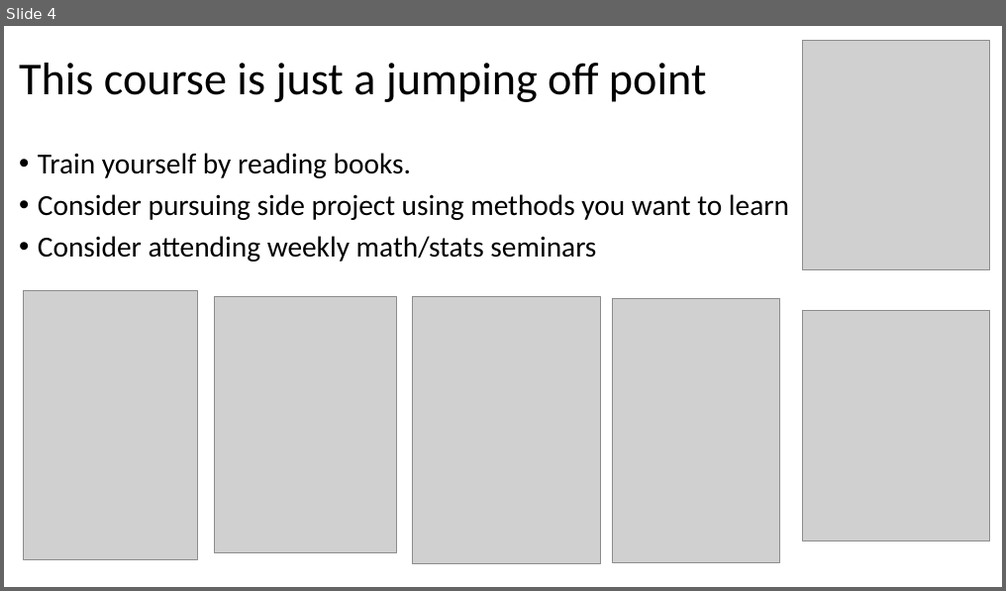
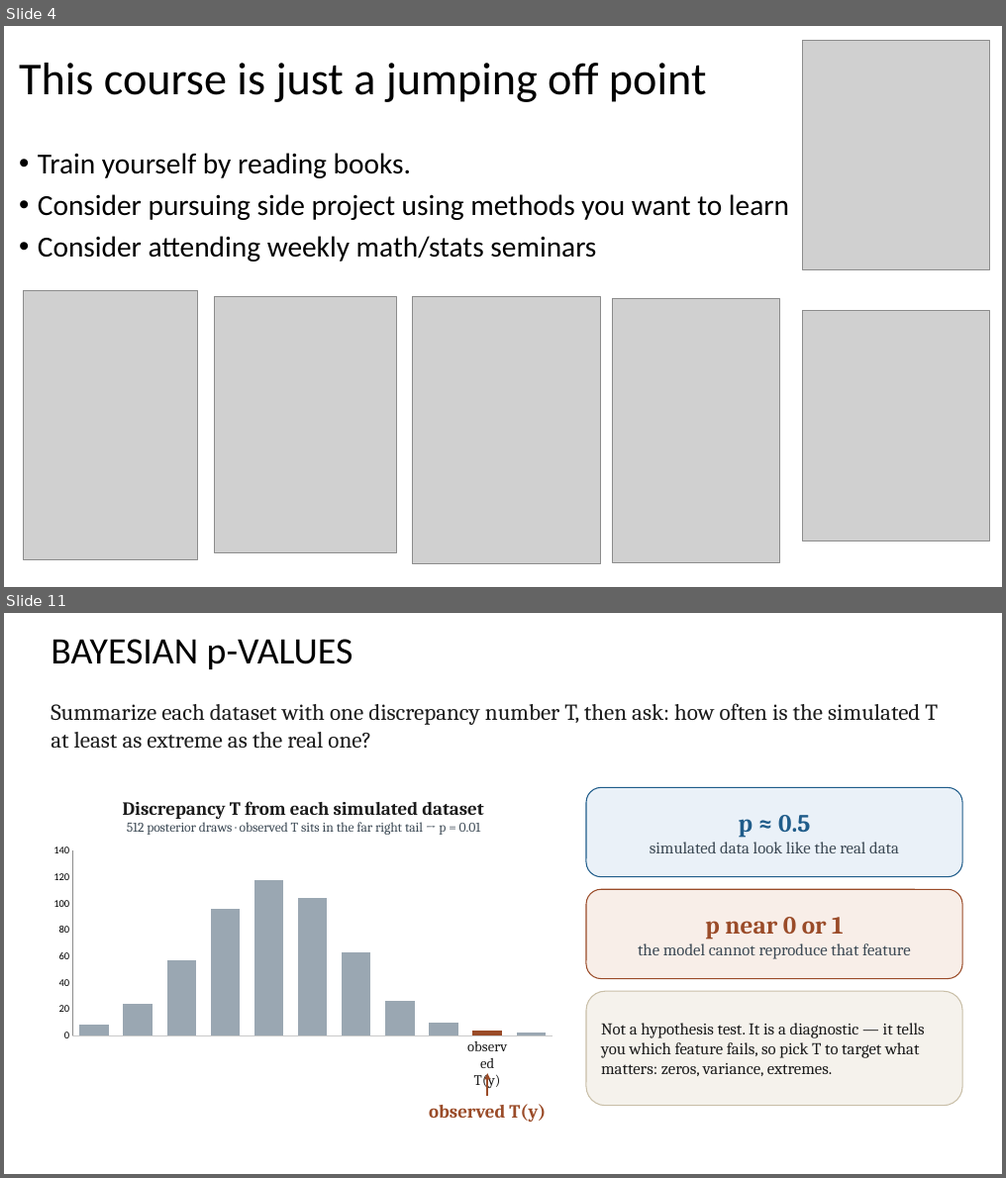
Before and after one commit to taaltree/FW536, a slide deck: Day5_BayesII/FW536_Day5_BayesII.pptx. Shown one above the other, each under a label of ours: slide 4 before the commit, slides 4 and 11 after it; the slides between them are not shown. The pictures are 1006x591 and 1006x1178 pixels, drawn with LibreOffice and Linux fonts; fonts in the diff are those of the drawing; grey boxes stand for pictures. Boxes give left, top, right and bottom in pixels: in the first picture for what was removed or moved away, otherwise in the second. Text is boxed around its words. In the diff, an @@ line names an element or a change of style, - is before the commit and + after.

```diff
--- a/Day5_BayesII/FW536_Day5_BayesII.pptx
+++ b/Day5_BayesII/FW536_Day5_BayesII.pptx
@@ slide 11 added at (x1=4, y1=613, x2=1002, y2=1174), background #FFFFFF @@
@@ text added at (x1=51, y1=639, x2=353, y2=669), 36 pt, text #000000 @@
+BAYESIAN p-VALUES
@@ text added at (x1=51, y1=703, x2=938, y2=749), 22 pt, text #1B1B1B @@
+Summarize each dataset with one discrepancy number T, then ask: how often is the simulated T at least as extreme as the real one?
@@ column chart added at (x1=44, y1=784, x2=563, y2=1096) @@
+title "Discrepancy T from each simulated dataset 512 posterior draws · observed T sits in the far right tail → p = 0.01"
+categories:  ,   ,    ,     ,      ,       ,        ,         ,          , observed T(y),           
+Series 1: 8, 24, 57, 96, 118, 104, 63, 26, 10, 4, 2
@@ rounded rectangle added at (x1=586, y1=787, x2=963, y2=876), fill #EAF1F8, outline #1F5C8A 1 pt, 16 pt, text #3D4A55 @@
+p ≈ 0.5
+simulated data look like the real data
@@ rounded rectangle added at (x1=586, y1=889, x2=963, y2=978), fill #F8EEE8, outline #9A4B28 1 pt, 16 pt, text #3D4A55 @@
+p near 0 or 1
+the model cannot reproduce that feature
@@ rounded rectangle added at (x1=586, y1=992, x2=963, y2=1106), fill #F5F2EC, outline #C9BFA8 1 pt, 16 pt, text #1B1B1B @@
+Not a hypothesis test. It is a diagnostic — it tells you which feature fails, so pick T to target what matters: zeros, variance, extremes.
@@ arrow added from (487, 1096) to (487, 1073), #9A4B28 1.5 pt @@
@@ text added at (x1=429, y1=1104, x2=546, y2=1122), 18 pt, text #9A4B28, bold @@
+observed T(y)
```
Also in this commit, not shown: 4 slides changed, 8 other slides added, 1 slide removed, 4 other files.
